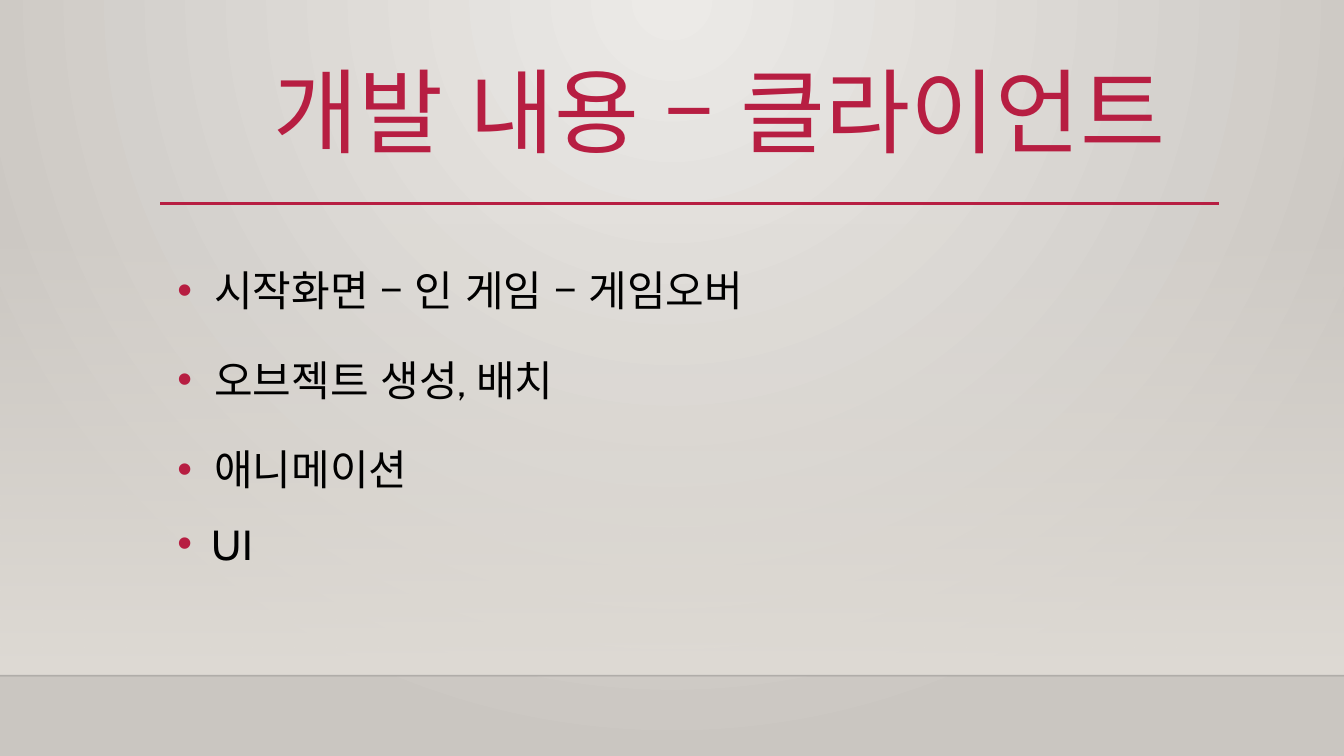
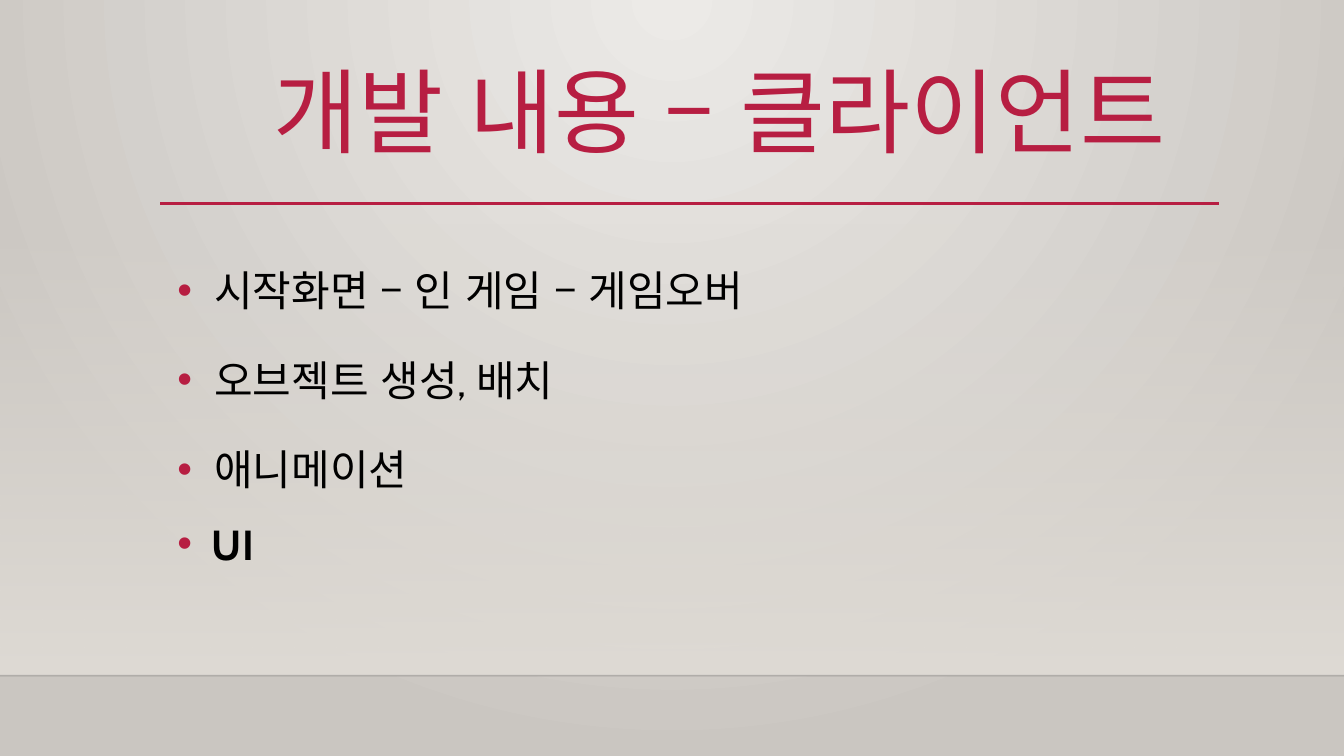
Before and after one commit to jeongHooon/Jungle-War, a slide deck: slide 5 of Jungle War 박정훈 신상우 이수진 이병철.pptx. Drawn at 1344x756 pixels with LibreOffice and Linux fonts; fonts in the diff are those of the drawing; background and template pictures are left out. Boxes give left, top, right and bottom in pixels: in the first picture for what was removed or moved away, otherwise in the second. Text is boxed around its words. In the diff, an @@ line names an element or a change of style, - is before the commit and + after.

```diff
--- a/Jungle War 박정훈 신상우 이수진 이병철.pptx
+++ b/Jungle War 박정훈 신상우 이수진 이병철.pptx
@@ text at [212, 530, 254, 561]: bold on in "UI" @@
```
Also in this commit, not shown: 1 other slide changed.
